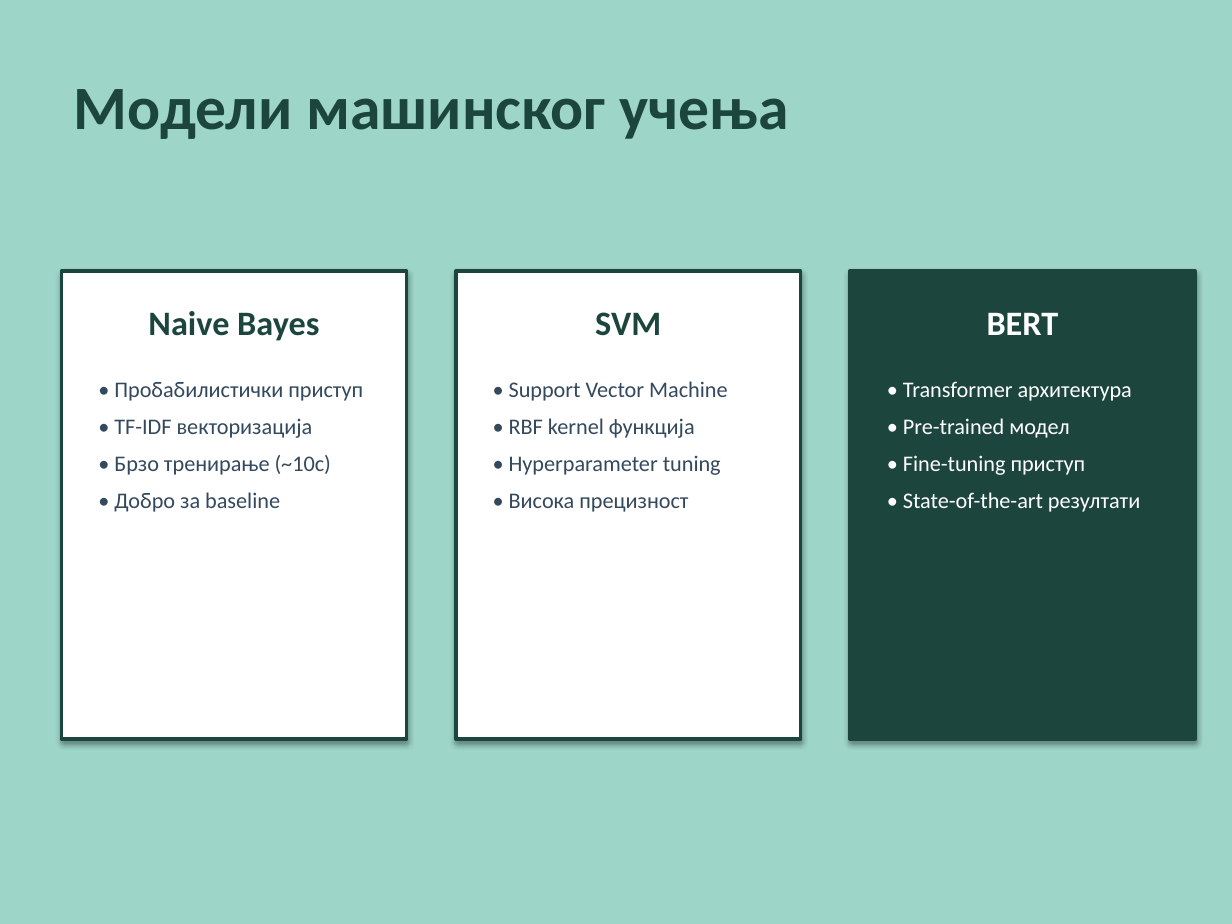
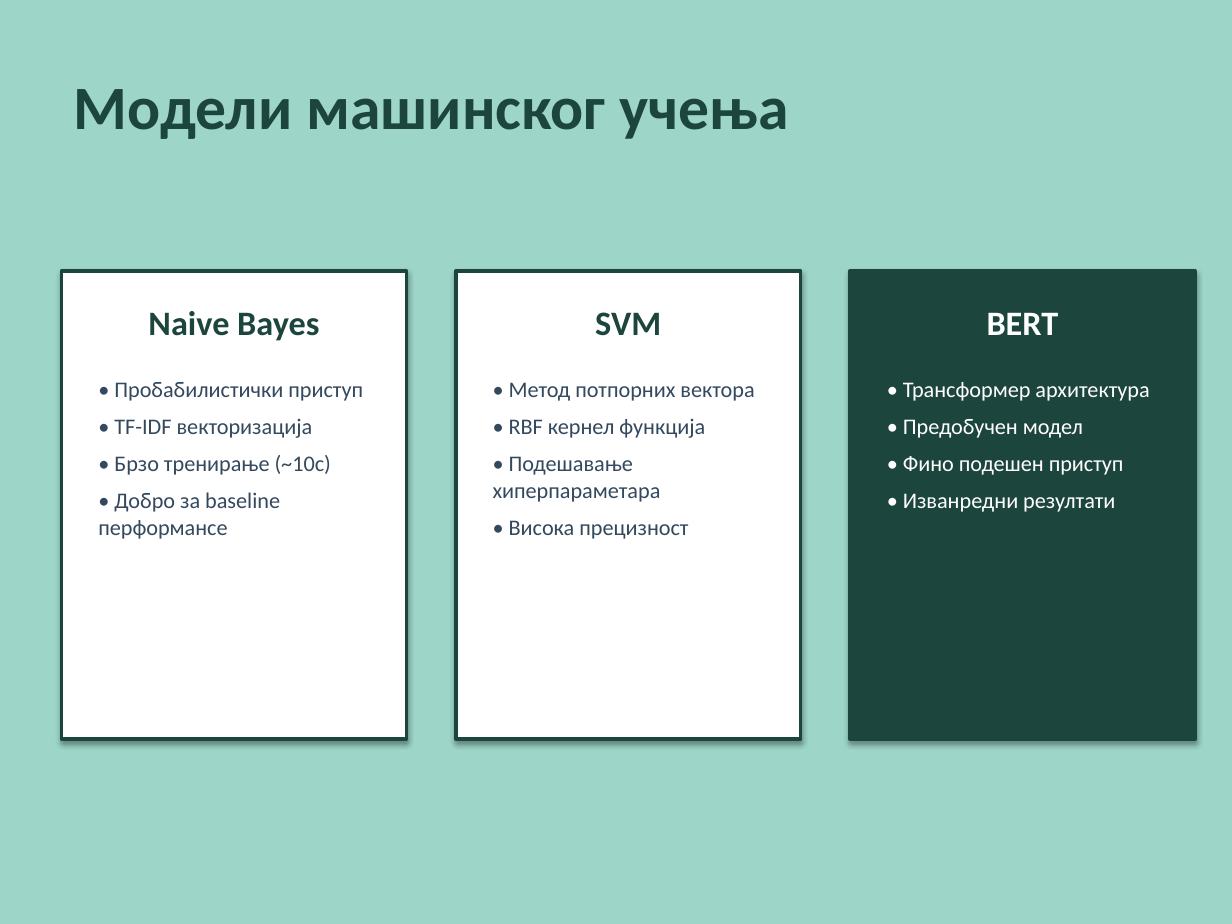
Before and after one commit to borisletic/diplomski, a slide deck: slide 5 of Prezentacija_Diplomski_Boris_Letic_RA_207_2021.pptx. Drawn at 1232x924 pixels with LibreOffice and Linux fonts; fonts in the diff are those of the drawing. Boxes give left, top, right and bottom in pixels: in the first picture for what was removed or moved away, otherwise in the second. Text is boxed around its words. In the diff, an @@ line names an element or a change of style, - is before the commit and + after.

```diff
--- a/Prezentacija_Diplomski_Boris_Letic_RA_207_2021.pptx
+++ b/Prezentacija_Diplomski_Boris_Letic_RA_207_2021.pptx
@@ text at [493, 382, 754, 502]: text changed @@
-• Support Vector Machine
-• RBF kernel функција
-• Hyperparameter tuning
+• Метод потпорних вектора
+• RBF кернел функција
+• Подешавање хиперпараметара
@@ text at [903, 382, 1149, 512]: text changed @@
-• Transformer архитектура
-• Pre-trained модел
-• Fine-tuning приступ
-• State-of-the-art резултати
+• Трансформер архитектура
+• Предобучен модел
+• Фино подешен приступ
+• Изванредни резултати
@@ text at [98, 492, 280, 539]: text changed @@
-• Добро за baseline
+• Добро за baseline перформансе
```
Also in this commit, not shown: 10 other slides changed, 1 other file.
